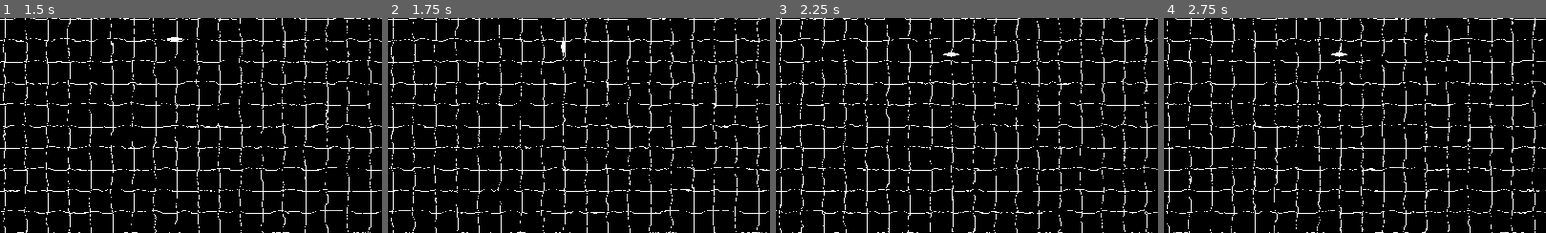
Above: before the commit, frames 1-4 (left to right).
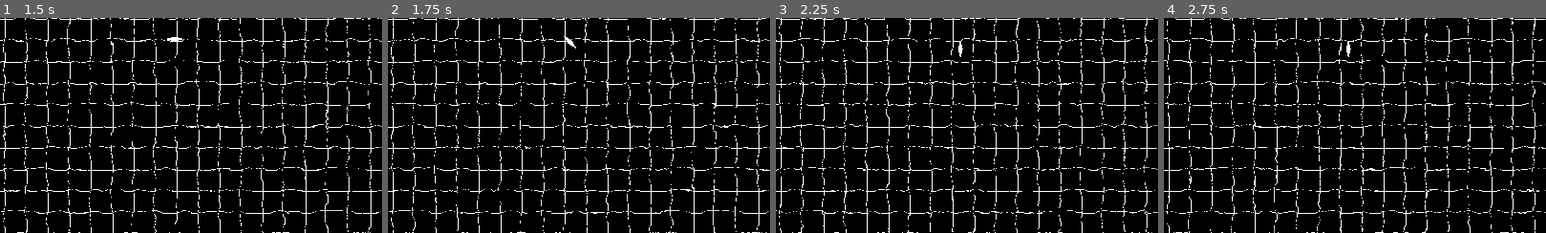
Above: after the commit, the same moments.

Repository: wdfeer/seabattle
Game: Godot game, scene res://src/splash.tscn
The game is run twice, just before and just after one commit, with the same random seed, the same clock (stepped at 60 frames per second) and the same inputs.
Inputs:
- Up to frame 1 (1.5 s): hold D (right) 0.53-1.28 s; hold S (down) from 1.28 s (still down)
- Up to frame 2 (1.75 s): keep holding S (down)
- Up to frame 3 (2.25 s): release S (down) at 2 s; click "Ready" at 2 s
- Up to frame 4 (2.75 s): no input
The pictures show only the part of the screen within x 5-55%, y 45-95%; the shares and areas given below are measured in that part.

Frame 1 is identical in both runs. In frame 2, 0.1% of the frame differs, in the area x 45-50%, y 8-18%; in frame 3, 0.1%, in the area x 43-49%, y 11-19%; in frame 4, 0.1%.

Commit message:
Give boat turning radius

Diff:
--- a/src/boats/boat.gd
+++ b/src/boats/boat.gd
@@ -11,7 +11,16 @@
 	if hp <= 0:
 		queue_free()
 
-func move(direction: Vector2):
-	velocity = direction * body.speed
-	rotation = velocity.angle()
+func sail(direction: Vector2, delta: float):
+	var dir_angle = direction.angle()
+	# Normalize the angular difference to [-PI, PI]
+	var angle_diff = wrapf(dir_angle - rotation, -PI, PI)
+
+	# Only adjust rotation if there is a significant difference
+	if abs(angle_diff) > 0.01:  # Small threshold to avoid jittering
+		var angle_direction = sign(angle_diff)
+		rotation += delta * body.turn_speed * angle_direction
+
+	# Update velocity based on new rotation
+	velocity = Vector2.from_angle(rotation) * body.speed * delta
 	move_and_slide()
--- a/src/boats/boat_body.gd
+++ b/src/boats/boat_body.gd
@@ -1,4 +1,5 @@
 class_name BoatBody
 extends CollisionPolygon2D
 
-@export var speed: float = 100
+@export var speed: float = 6e3
+@export var turn_speed: float = PI / 1.0
--- a/src/boats/player_controller.gd
+++ b/src/boats/player_controller.gd
@@ -1,10 +1,10 @@
 extends Node
 
 @onready var boat: Boat = $".."
-@onready var body: BoatBody = $"../Body"
 
 func _physics_process(delta: float) -> void:
 	var vx = Input.get_axis("left", "right")
 	var vy = Input.get_axis("up", "down")
 	var direction = Vector2(vx, vy)
-	boat.move(direction)
+	if direction.length() > 0:
+		boat.sail(direction, delta)
